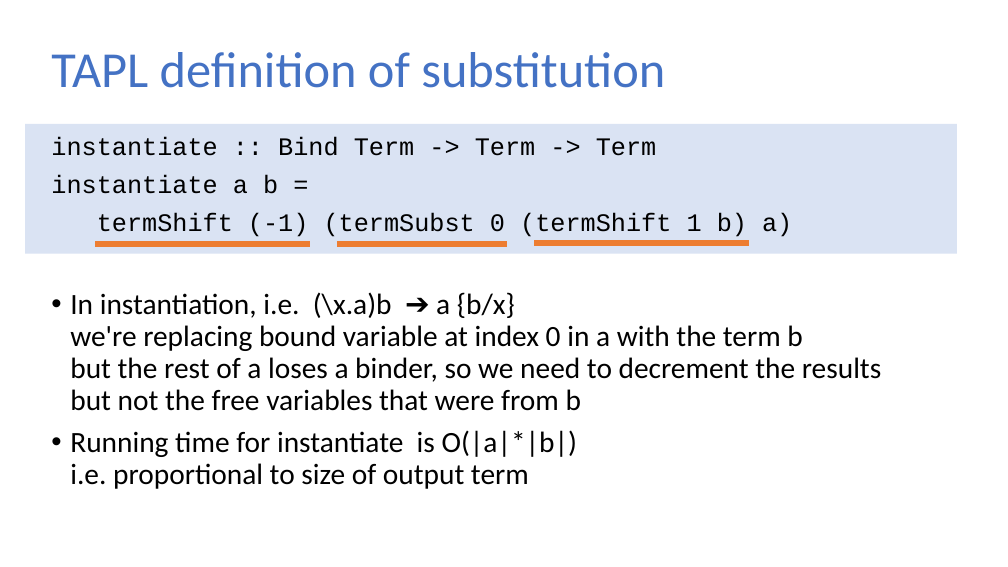
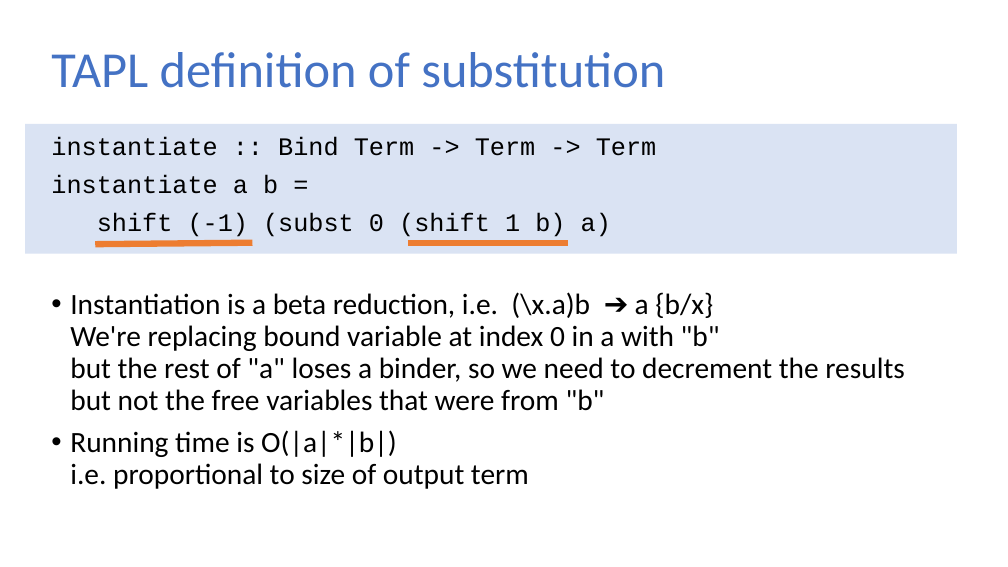
Before and after one commit to sweirich/lambda-n-ways, a slide deck: slide 13 of plclub-2021.pptx (slide 12 before the commit). Drawn at 1008x567 pixels with LibreOffice and Linux fonts; fonts in the diff are those of the drawing. Boxes give left, top, right and bottom in pixels: in the first picture for what was removed or moved away, otherwise in the second. Text is boxed around its words. In the diff, an @@ line names an element or a change of style, - is before the commit and + after.

```diff
--- a/plclub-2021.pptx
+++ b/plclub-2021.pptx
@@ text at <box>70,212,904,489</box>: text changed @@
-termShift (-1) (termSubst 0 (termShift 1 b) a)
-• In instantiation, i.e. (\x.a)b ➔ a {b/x}
-  we're replacing bound variable at index 0 in a with the term b
-  but the rest of a loses a binder, so we need to decrement the results
-  but not the free variables that were from b
-• Running time for instantiate is O(|a|*|b|)
-  i.e. proportional to size of output term
+shift (-1) (subst 0 (shift 1 b) a)
+• Instantiation is a beta reduction, i.e. (\x.a)b ➔ a {b/x}
+  We're replacing bound variable at index 0 in a with "b"
+  but the rest of "a" loses a binder, so we need to decrement the results
+  but not the free variables that were from "b"
+• Running time is O(|a|*|b|)
+  i.e. proportional to size of output term
@@ line moved from (96, 244) - (310, 244) to (96, 244) - (253, 243) @@
@@ line removed from (337, 244) to (507, 244) @@
@@ line moved from (534, 243) - (749, 243) to (408, 243) - (569, 243) @@
```
Also in this commit, not shown: 14 other slides changed, 6 slides added, 1 slide removed, 1 other file.
